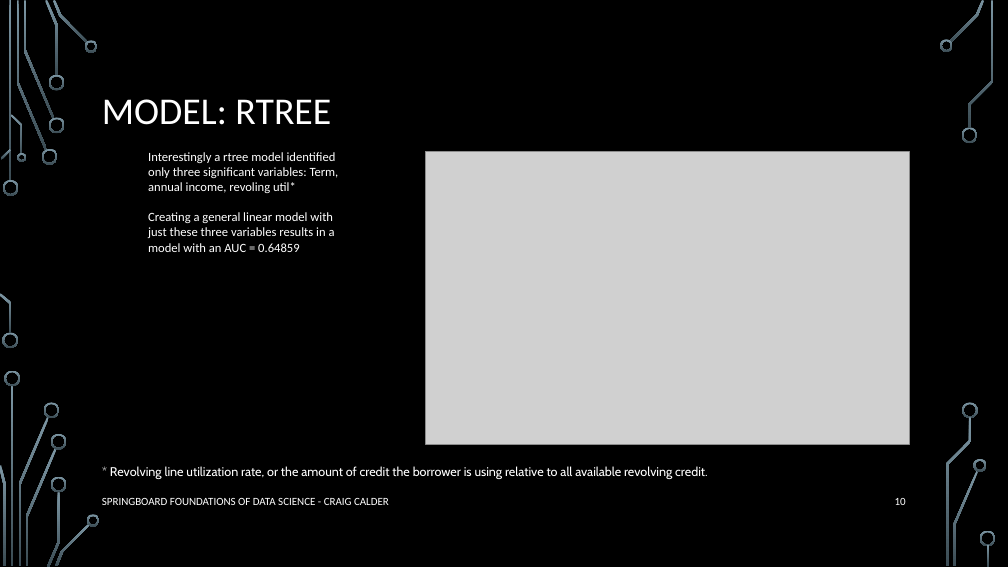
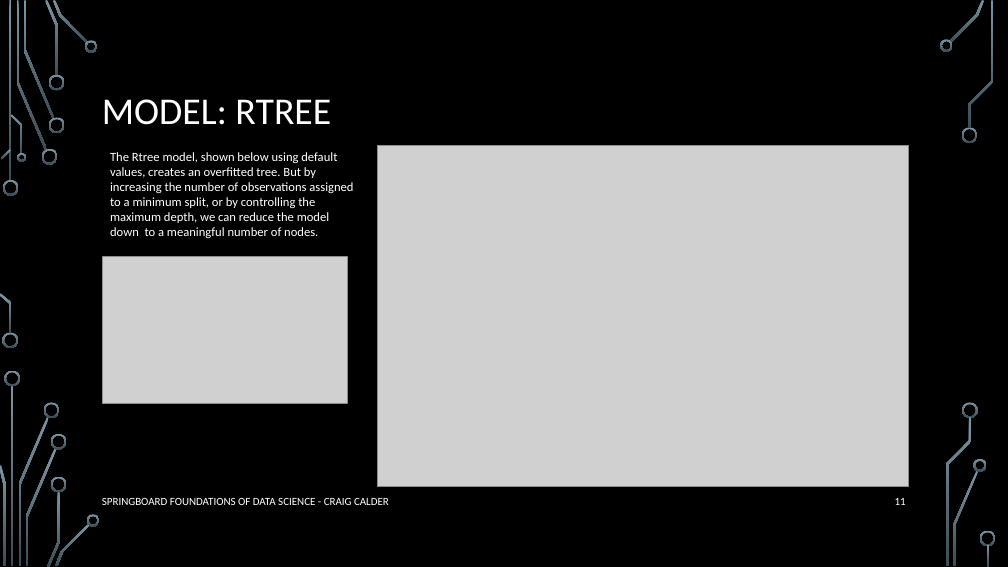
Before and after one commit to clcinpdx/datascience, a slide deck: slide 11 of capstone/Calder-Capstone-Models_LOGREG_TREE.pptx (slide 10 before the commit). Drawn at 1008x567 pixels with LibreOffice and Linux fonts; fonts in the diff are those of the drawing; grey boxes stand for pictures; background and template pictures are left out. Boxes give left, top, right and bottom in pixels: in the first picture for what was removed or moved away, otherwise in the second. Text is boxed around its words. In the diff, an @@ line names an element or a change of style, - is before the commit and + after.

```diff
--- a/capstone/Calder-Capstone-Models_LOGREG_TREE.pptx
+++ b/capstone/Calder-Capstone-Models_LOGREG_TREE.pptx
@@ picture: place and size @@
-picture at <box>426,151,909,444</box>
+picture at <box>377,145,909,487</box>
@@ text at <box>110,152,353,238</box>: text changed @@
-Interestingly a rtree model identified only three significant variables: Term, annual income, revoling util*
-Creating a general linear model with just these three variables results in a model with an AUC = 0.64859
+The Rtree model, shown below using default values, creates an overfitted tree. But by increasing the number of observations assigned to a minimum split, or by controlling the maximum depth, we can reduce the model down to a meaningful number of nodes.
@@ picture added at <box>103,256,347,404</box> @@
@@ text removed at <box>110,466,707,479</box> @@
-* Revolving line utilization rate, or the amount of credit the borrower is using relative to all available revolving credit.
@@ page number at <box>895,498,906,505</box>: text changed @@
-10
+11
```
Also in this commit, not shown: 4 other slides changed, 5 slides added, 1 slide removed, 2 other files.
